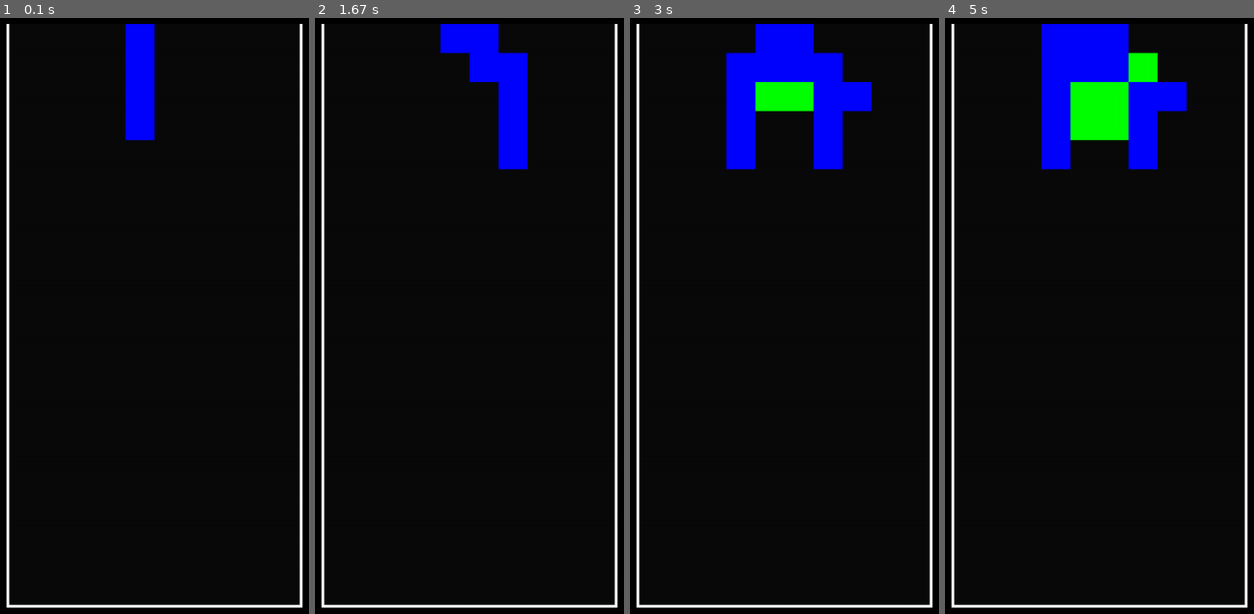
Above: before the commit, frames 1-4 (left to right).
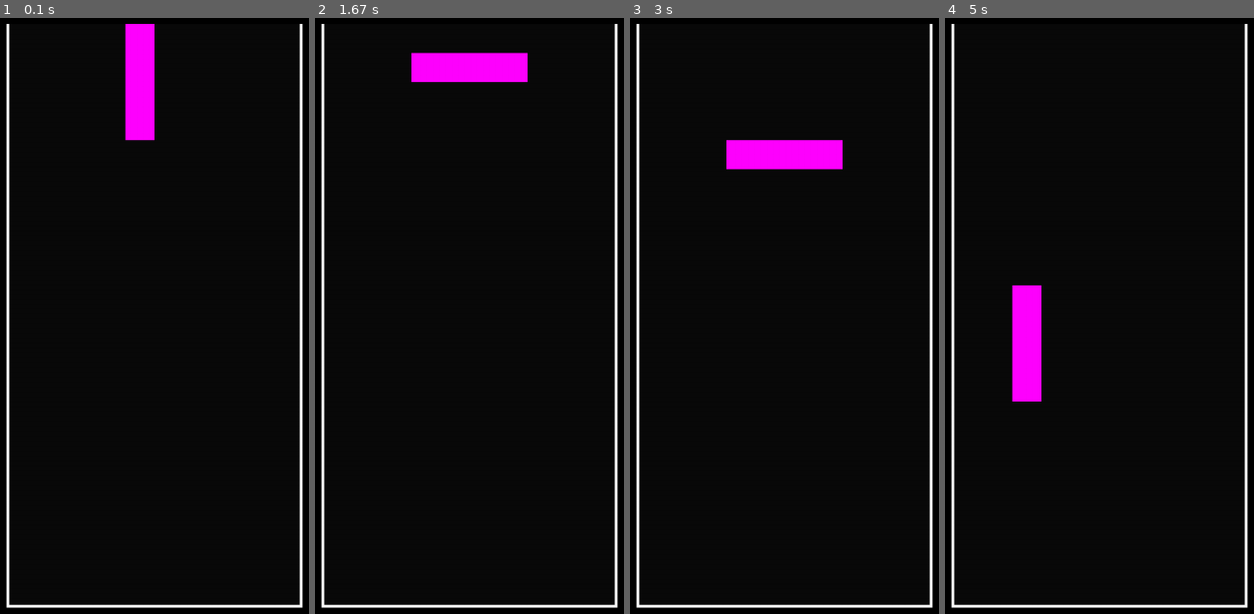
Above: after the commit, the same moments.

Repository: RustyGrassG/pygame_tetris
Game: pygame game, started from tetris/game.py
Two runs of this game, one before a commit and one after it. Both use one fixed random seed, a clock stepped at 60 frames per second and the inputs below.
Inputs:
- Up to frame 1 (0.1 s): no input
- Up to frame 2 (1.67 s): hold X 0.33-0.8 s; hold D 0.33-0.8 s; hold D 0.83-1.3 s; hold W 1.33-1.63 s
- Up to frame 3 (3 s): hold D 1.67-2.13 s; hold A 2.17-2.7 s; hold S from 2.73 s (still down)
- Up to frame 4 (5 s): release S at 3.03 s; hold A 3.07-3.47 s; hold W 3.5-3.87 s; hold D 3.9-4.53 s; hold S 4.57-4.93 s; hold A from 4.97 s (still down)

The runs differ from the first frame. In frame 1, 1.9% of the frame differs, in the area x 40-50%, y 0-21%; in frame 2, 4.2%; in frame 3, 7.9%; in frame 4, 10%, in the area x 21-79%, y 0-65%.

Commit message:
Update 05/21/2025
I have made quite a bit of progress. I finally got pieces to fall all the way down, and i even have some very basic collision and rotation going on.

I am now working on the actual deletion of the pieces whenever you get a row cleared! This should be fully working in the next update! then i will work on scoring system, level system, and a piece preview. After that, i will work out some more of the game-breaking bugs.

Some bugs..
The 'L' and 'J' pieces are bugged with their collisions on the hook parts when they are turned upside down .This is something i plan on fixing in the future

If you rotate a piece next to another piece, it will clip into it

If you rotate a piece near the bottom of the board, it can crash the game if the piece clips the bottom of the board. This will be fixed soon

Thanks for reading
-Hunter

Diff:
--- a/tetris/game.py
+++ b/tetris/game.py
@@ -3,7 +3,7 @@
 import sys
 import random
 
-from scripts.utils import check_col
+from scripts.utils import flat_to_matrix, matrix_to_flat, get_size, rotate_matrix_cw
 from scripts.grid import Grid
 import scripts.entities as entities
 
@@ -50,18 +50,76 @@
     #Made a def so it can be called more than once
     def get_piece(self, location, object):
         self.active_object = {'size': object['size'], 'shape': object['shape'], 'location': location, 'color': object['color']}
-        print(self.active_object['size'])
+        print(self.active_object['shape'])
 
-    def check_below(self, object):
-        for i in range(self.active_object['size'][0]):
-            tile_to_check = (self.active_object['location'][0] + i, self.active_object['location'][1] + self.active_object['size'][1])
-            if tile_to_check[1] < 20:
-                tile_to_check = str(tile_to_check[0]) + ',' + str(tile_to_check[1])
-                if self.grid.grid[tile_to_check]['active'] == 1:
+    #Checks the collision to the left of the piece. Is only called when the player presses the 'a' key
+    def check_left(self, object):
+        size = object['size']
+        location = object['location']
+        #Goes through each piece in the active object
+        for y in range(size[1]):
+            for x in range(size[0]):
+                #Sets the current coords of the active object segment
+                coords = [location[0] + x, location[1] + y]
+                if coords[0] - 1 < 0:
                     return False
-                else:
-                    continue
-            return True
+                if self.grid.grid[f'{coords[0]},{coords[1]}']['active'] == 1:
+                    if self.grid.grid[f'{coords[0] - 1},{coords[1]}']['active'] == 1 and not self.grid.grid[f'{coords[0] - 1},{coords[1]}']['in_use'] :
+                        print('Blocked')
+                        return False
+        return True
+
+
+    #Checks the collision to the right of the piece. Is only called when the player presses the 'd' key
+    def check_right(self, object):
+        size = object['size']
+        location = object['location']
+        #Goes through each piece in the active object
+        for y in range(size[1]):
+            for x in range(size[0]):
+                #Sets the current coords of the active object segment
+                coords = [location[0] + x, location[1] + y]
+                if coords[0] + 1 > 9:
+                    return False
+                if self.grid.grid[f'{coords[0]},{coords[1]}']['active'] == 1:
+                    if self.grid.grid[f'{coords[0] + 1},{coords[1]}']['active'] == 1 and not self.grid.grid[f'{coords[0] + 1},{coords[1]}']['in_use'] :
+                        print('Blocked')
+                        return False
+        return True
+
+    #Checks the location below the tile to see if it can be set or not
+    def check_down(self, object) -> bool:
+        size = object['size']
+        #print(object['shape'])
+        location = object['location']
+        #Goes through each piece in the active object
+        for y in range(size[1]):
+            for x in range(size[0]):
+                #Sets the current coords of the active object segment
+                coords = [location[0] + x, location[1] + y]
+                #print(coords)
+                if coords[1] + 1 > 19:
+                    return True
+                if self.grid.grid[f'{coords[0]},{coords[1]}']['active'] == 1:
+                    if self.grid.grid[f'{coords[0]},{coords[1] + 1}']['active'] == 1 and not self.grid.grid[f'{coords[0]},{coords[1] + 1}']['in_use'] :
+                        print('Blocked')
+                        return True
+
+        return False
+
+
+    #This is a definition that rotates a piece
+    def rotate_piece(self, object):
+        matrix = flat_to_matrix(object['shape'])
+        rotated = rotate_matrix_cw(matrix)
+        flat = matrix_to_flat(rotated)
+        size = get_size(flat)
+        print(f'{size}')
+        if int(object['location'][0]) + size[0] > 9:
+            print('goes')
+            object['location'][0] += size[1] - size[0]
+        object['shape'] = flat
+        object['size'] = get_size(flat)
 
     def run(self):
         while True:
@@ -89,41 +147,37 @@
 
                 #Moves piece down by 1 after a given amount of time
                 if event.type == self.MOVE_DOWN_EVENT:
-                    if self.active_object['location'][1] + self.active_object['size'][1] <= 19:
-                            self.active_object['location'][1] += 1
-                            if not self.check_below(self.active_object):
-                                self.grid.set_piece(self.active_object)
-                                self.get_piece([4,0], entities.pick_piece())
-                    else:
+                    if self.check_down(self.active_object):
                         self.grid.set_piece(self.active_object)
                         self.get_piece([4,0], entities.pick_piece())
+                    else:
+                        self.active_object['location'][1] += 1
+
 
                 #Hadles movement
                 if event.type == pygame.KEYDOWN:
                     #Clears the board(Debug)
-                    if False:
-                        if event.key == pygame.K_w:
-                            print('clearing')
-                            self.grid.clear_grid()
+                    if event.key == pygame.K_x:
+                        print('clearing')
+                        self.grid.clear_line(19)
                     #Moves active piece left
                     if event.key == pygame.K_a:
-                        if self.active_object['location'][0] - 1 >= 0:
+                        if self.check_left(self.active_object):
                             self.active_object['location'][0] -= 1
                     #Moves active piece right
                     if event.key == pygame.K_d:
-                        if self.active_object['location'][0] + self.active_object['size'][0] <= 9:
+                        if self.check_right(self.active_object):
                             self.active_object['location'][0] += 1
+                    #rotates piece
+                    if event.key == pygame.K_w:
+                        self.rotate_piece(self.active_object)
                     #Moves piece down at a faster rate
                     if event.key == pygame.K_s:
                         pygame.time.set_timer(self.MOVE_DOWN_EVENT, 100)
-                    #prints the grid
-                    if event.key == pygame.K_x:
-                        #print(self.grid.grid)
-                        check_col(self.active_object)
-
+                    #Sets the time back to normal speeds for pieces
                     if event.type == pygame.KEYUP:
                         if event.key == pygame.K_s:
-                            pygame.time.set_timer(self.MOVE_DOWN_EVENT, 1000)
+                            pygame.time.set_timer(self.MOVE_DOWN_EVENT, self.norm_speed)
 
 
             #if pygame.time.get_ticks == 60:
--- a/tetris/scripts/entities.py
+++ b/tetris/scripts/entities.py
@@ -11,7 +11,7 @@
                   1,-1,
                   1,],
             's': [0,1,1,-1,
-                  1,1],
+                  1,1,0],
             'z': [1,1,0,-1,
                   0,1,1],
             'l': [1,0,-1,
@@ -30,6 +30,8 @@
               'red': (255,0,0),
               'green': (0,255,0),
               'blue': (0,0,255),
+              'purple': (255,0,255),
+              'orange': (255, 100, 0)
               }
     piece = pieces[random.choice(options)]
     size = get_size(piece)
--- a/tetris/scripts/grid.py
+++ b/tetris/scripts/grid.py
@@ -13,7 +13,7 @@
         for y in range(self.grid_size[1]):
             for x in range(self.grid_size[0]):
                 grid_key = str(x) + ',' + str(y)
-                self.grid[grid_key] = {'pos': (x,y), 'active': 0, 'color': self.base_color}
+                self.grid[grid_key] = {'pos': (x,y), 'active': 0, 'color': self.base_color, 'in_use': False}
 
     def render(self):
         self.update()
@@ -32,6 +32,8 @@
                     coordinates = str(x_val) + ',' + str(y_val)
                     self.grid[coordinates]['color'] = cur_object['color'][1]
                     self.grid[coordinates]['active'] = 1
+                    self.grid[coordinates]['in_use'] = True
+                    #This is the problem
                 x_mod += 1
 
 
@@ -55,9 +57,9 @@
             else:
                 value['active'] = 0
 
-            #print(type(tuple(key)))
 
     def set_piece(self, object):
+        object = self.game.active_object
         x_mod = 0
         y_mod = 0
         for i in range(len(object['shape'])):
@@ -71,12 +73,34 @@
                 coordinates = str(x_val) + ',' + str(y_val)
                 self.grid[coordinates]['color'] = object['color'][1]
                 self.grid[coordinates]['active'] = 1
+                self.grid[coordinates]['in_use'] = False
                 self.active_spaces.append(str(x_val) + ',' + str(y_val))
             x_mod += 1
+
+    #Clears any location in the grid and removes it from the active spaces
+    def clear_pixel(self, coordinate:str):
+        location = self.grid[coordinate]
+        location['active'] = 0
+        location['in_use'] = False
+        #print(self.active_spaces, location['pos'])
+        for x in range(0, len(self.active_spaces)):
+            print(coordinate == self.active_spaces[x])
+            if coordinate == self.active_spaces[x]:
+                print(coordinate, self.active_spaces)
+                self.active_spaces.pop(x)
+                return
+
+    #This clears the entire xlevel at any given y level
+    def clear_line(self, y_level):
+        for x in range(self.grid_size[0]):
+            coords = str(x) + ',' + str(y_level)
+            self.clear_pixel(coords)
+            print('Cleared coords ' + coords)
 
 
     def clear_grid(self):
         for key, value in self.grid.items():
             #value['color'] = self.base_color
-            self.game.active_object = None
             value['active'] = 0
+            value['in_use'] = False
+            self.active_spaces.clear()
--- a/tetris/scripts/utils.py
+++ b/tetris/scripts/utils.py
@@ -17,16 +17,32 @@
 
 
 def get_size(object):
-    size_x = 0
-    size_y = 1
-    x = 0
-    for i in object:
-      if i != -1:
-            x += 1
-      else:
-            if x > size_x:
-                  size_x = x
-            x = 0
-            size_y += 1
+    matrix = flat_to_matrix(object)
+    size_x = len(matrix[0])
+    size_y = len(matrix)
 
     return size_x, size_y
+
+def flat_to_matrix(flat_shape):
+    matrix = []
+    row = []
+    for val in flat_shape:
+        if val == -1:
+            matrix.append(row)
+            row = []
+        else:
+            row.append(val)
+    if row:
+        matrix.append(row)
+    return matrix
+
+def matrix_to_flat(matrix):
+    flat = []
+    for row in matrix:
+        flat.extend(row)
+        flat.append(-1)
+    flat.pop()  # Remove last -1
+    return flat
+
+def rotate_matrix_cw(matrix):
+    return [list(row) for row in zip(*matrix[::-1])]
